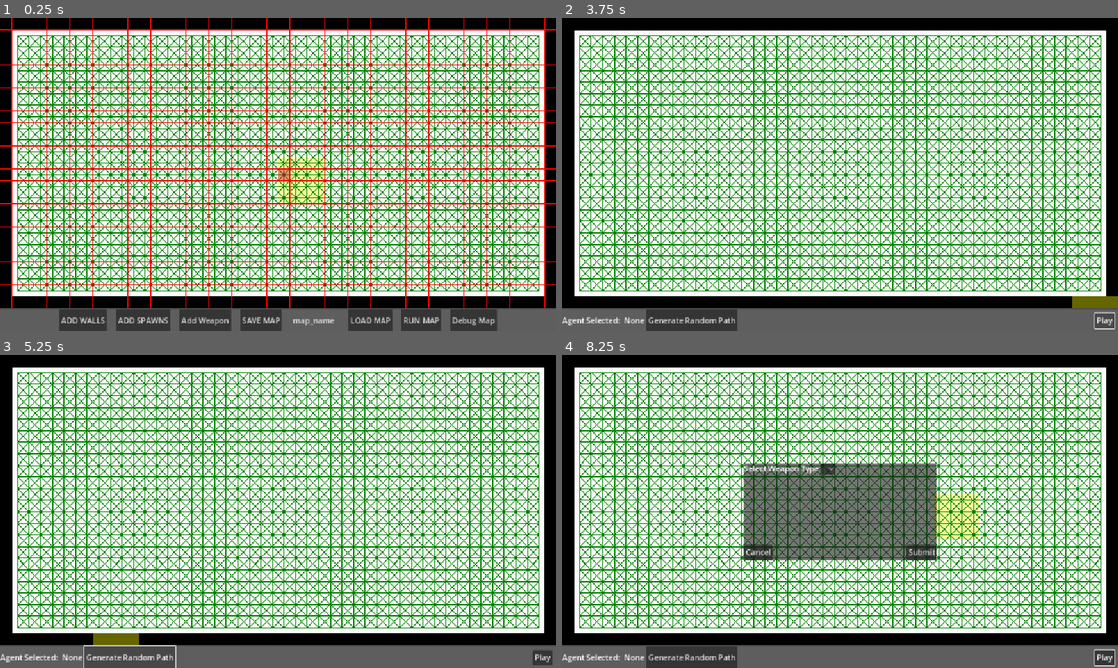
Above: before the commit, frames 1-4 (two rows, left to right).
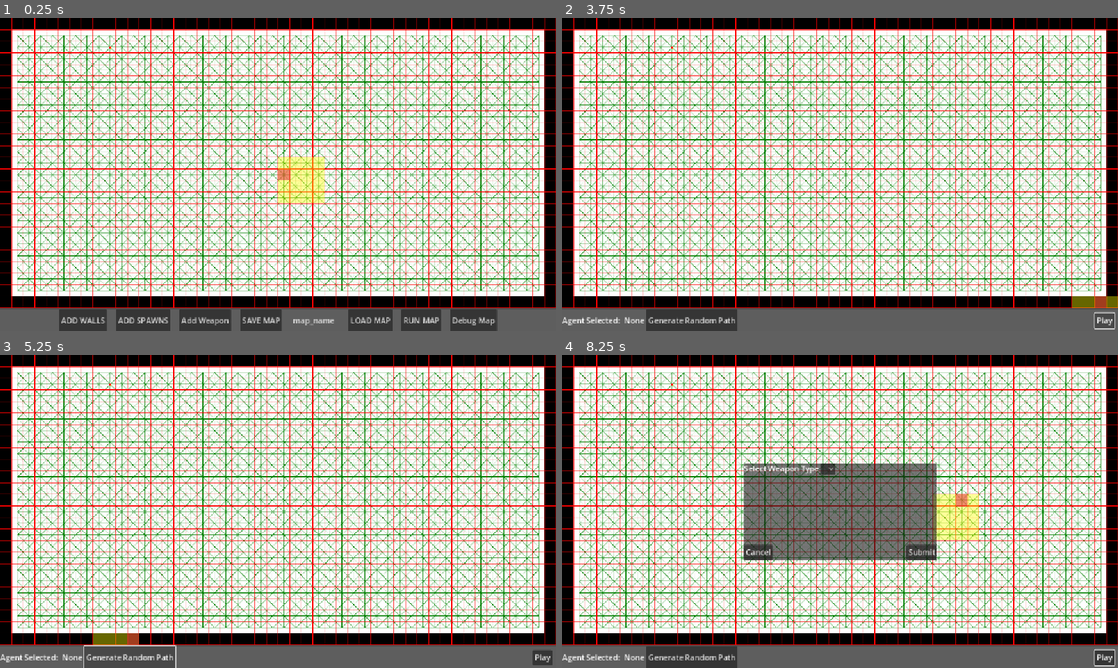
Above: after the commit, the same moments.

Repository: 702BH/GameAIProjects
Game: Godot game, scene res://ProgrammingGameAIByExample/Raven/raven_main_scene.tscn
The game is run twice, just before and just after one commit, with the same random seed, the same clock (stepped at 60 frames per second) and the same inputs. The project has no main scene, so this scene is started directly.
Inputs (mouse positions are in pixels of both pictures, inside the frame that each line leads up to):
- Up to frame 1 (0.25 s): no input
- Up to frame 2 (3.75 s): click "ADD WALLS" at 0.5 s; click "ADD SPAWNS" at 1.25 s; click "Add Weapon" at 2 s; click "RUN MAP" at 2.75 s; click "Play" at 3.5 s
- Up to frame 3 (5.25 s): click "Play" at 4.25 s; click "Generate Random Path" at 5 s
- Up to frame 4 (8.25 s): click "Generate Random Path" at 5.75 s; click "Generate Random Path" at 6.5 s; click "Play" at 7.25 s; tap Enter at 8 s; move the mouse to (962, 495) at 8.02 s; press the mouse at (962, 495) at 8.03 s

The runs differ from the first frame. In frame 1, 36% of the frame differs, in the area x 0-100%, y 0-93%; in frame 2, 37%; in frame 3, 37%; in frame 4, 36%.

Commit message:
implemented subviewport for map editing and creation

Diff:
--- a/aiforgamesprojects/ProgrammingGameAIByExample/Raven/RavenNode.gd
+++ b/aiforgamesprojects/ProgrammingGameAIByExample/Raven/RavenNode.gd
@@ -6,6 +6,7 @@
 var node_pos : Vector2
 var is_border : bool
 var item_type : RavenNodeItem = null
+var dirty := false
 
 func _init(_id: int, _node_type: NodeType, _node_pos:Vector2, _border: bool) -> void:
 	super(_id)
--- a/aiforgamesprojects/ProgrammingGameAIByExample/Raven/Raven_Service_Bus.gd
+++ b/aiforgamesprojects/ProgrammingGameAIByExample/Raven/Raven_Service_Bus.gd
@@ -26,3 +26,6 @@
 
 # debugging system
 signal debug_event(data: DebugData)
+
+# Map drawing
+signal grid_generated()
--- a/aiforgamesprojects/ProgrammingGameAIByExample/Raven/World.gd
+++ b/aiforgamesprojects/ProgrammingGameAIByExample/Raven/World.gd
@@ -51,7 +51,7 @@
 
 	# generated edges
 	generate_edges(rows, columns)
-
+	RavenServiceBus.grid_generated.emit()
 
 func generate_edges(rows, columns) ->void:
 	for i in range(rows):
@@ -119,6 +119,7 @@
 				cell_buckets_static[key] = []
 			cell_buckets_static[key].append(graph.nodes[node["row"] * columns + node["column"]])
 	generate_edges(map_rows, map_columns)
+	RavenServiceBus.grid_generated.emit()
 	loaded_map = true
 
 
--- a/aiforgamesprojects/ProgrammingGameAIByExample/Raven/bucket_drawing.gd
+++ b/aiforgamesprojects/ProgrammingGameAIByExample/Raven/bucket_drawing.gd
@@ -1 +1,19 @@
+class_name BucketDrawing
 extends Node2D
+
+var key
+var last_key : Vector2i
+var current_cell_space: Array = []
+
+func _process(delta: float) -> void:
+	var mouse_pos = World.position_to_grid(get_global_mouse_position())
+	var cell_x = int(mouse_pos.x/World.cell_size)
+	var cell_y = int(mouse_pos.y/World.cell_size)
+	key = Vector2i(cell_x, cell_y)
+	if key != last_key:
+		current_cell_space = World.cell_buckets_static.get(key, [])
+		queue_redraw()
+
+func _draw() -> void:
+	for node: RavenNode in current_cell_space:
+		draw_rect(Rect2(node.node_pos.x * World.resolution, node.node_pos.y * World.resolution, World.resolution, World.resolution), Color(1.2, 1, 0, 0.4))
--- a/aiforgamesprojects/ProgrammingGameAIByExample/Raven/map_drawing.gd
+++ b/aiforgamesprojects/ProgrammingGameAIByExample/Raven/map_drawing.gd
@@ -14,124 +14,57 @@
 
 var selected_position
 
-func _ready() -> void:
-	RavenServiceBus.mode_changed.connect(_on_mode_changed.bind())
-	RavenServiceBus.submitted_weapon.connect(_on_submitted.bind())
-
-func _on_mode_changed(mode: tool_state) -> void:
-	print(mode)
-	current_state = mode
-
-func _on_submitted(weapon: RavenNodeItemWeapon.WeaponSubtype) -> void:
-	if RavenServiceBus.selected_node:
-		var item := RavenNodeItemWeapon.new(weapon)
-		RavenServiceBus.selected_node.set_item_type(item)
-		RavenServiceBus.selected_node = null
-
-func _process(delta: float) -> void:
-	if current_state == tool_state.WALL:
-		if Input.is_action_pressed("place"):
-			var wall_location = World.position_to_grid(get_global_mouse_position())
-			var node: RavenNode = World.grid_world[wall_location.y][wall_location.x]
-			if node.node_type == RavenNode.NodeType.TRAVERSAL:
-				node.node_type = RavenNode.NodeType.WALL
-				World.graph.remove_wall(node.id)
-			queue_redraw()
-		elif Input.is_action_pressed("remove"):
-			var wall_location = World.position_to_grid(get_global_mouse_position())
-			var node: RavenNode = World.grid_world[wall_location.y][wall_location.x]
-			if node.node_type == RavenNode.NodeType.WALL and !node.is_border:
-				node.node_type = RavenNode.NodeType.TRAVERSAL
-				for k in range(-1, 2):
-					for l in range(-1, 2):
-						var neighbor: RavenNode = World.grid_world[node.node_pos.y+k][node.node_pos.x+l]
-						if neighbor.node_type == RavenNode.NodeType.WALL:
-							continue
-						World.graph.add_edge(node.id, neighbor.id, 1.0)
-			queue_redraw()
-	elif current_state == tool_state.SPAWNS:
-		if Input.is_action_pressed("place"):
-			var wall_location = World.position_to_grid(get_global_mouse_position())
-			var node: RavenNode = World.grid_world[wall_location.y][wall_location.x]
-			if node.node_type == RavenNode.NodeType.TRAVERSAL:
-				node.node_type = RavenNode.NodeType.SPAWN
-			queue_redraw()
-		elif Input.is_action_pressed("remove"):
-			var wall_location = World.position_to_grid(get_global_mouse_position())
-			var node: RavenNode = World.grid_world[wall_location.y][wall_location.x]
-			if node.node_type == RavenNode.NodeType.SPAWN:
-				node.node_type = RavenNode.NodeType.TRAVERSAL
-			queue_redraw()
-	elif current_state == tool_state.WEAPONS:
-		if Input.is_action_just_pressed("place"):
-			var wall_location = World.position_to_grid(get_global_mouse_position())
-			var node: RavenNode = World.grid_world[wall_location.y][wall_location.x]
-			if node.node_type == RavenNode.NodeType.TRAVERSAL:
-				selected_position = wall_location
-				current_state = tool_state.NONE
-				RavenServiceBus.selected_node =node
-				RavenServiceBus.weapon_popup.emit()
-			queue_redraw()
+var dirty_nodes : Array = []
 
 
 func _draw() -> void:
-	var mouse_pos = World.position_to_grid(get_global_mouse_position())
-	var cell_x = int(mouse_pos.x/World.cell_size)
-	var cell_y = int(mouse_pos.y/World.cell_size)
-	var key = Vector2i(cell_x, cell_y)
-	var current_cell_space = World.cell_buckets_static.get(key, [])
-	# Iterate the grid world and draw the correct color for the node type
-	if !World.grid_world.is_empty():
-		for row in range(World.rows):
-			for col in range(World.columns):
-				var node: RavenNode = World.grid_world[row][col]
-				var neighbors : Array
-				var color
-				if node.node_type == RavenNode.NodeType.TRAVERSAL:
-					draw_rect(Rect2(col * World.resolution, row * World.resolution, World.resolution, World.resolution), Color.WHITE)
-					#draw_circle(node.node_pos, 2.0, Color.REBECCA_PURPLE)
-					neighbors = World.graph.edges[node.id]
-					if node.item_type:
-						if node.item_type.item_type == RavenNodeItem.ItemType.WEAPON:
-							draw_circle(World.grid_to_world(node.node_pos.x, node.node_pos.y), 6.0, Color.CRIMSON)
+	if !dirty_nodes.is_empty():
 
-				elif node.node_type == RavenNode.NodeType.SPAWN:
-					draw_rect(Rect2(col * World.resolution, row * World.resolution, World.resolution, World.resolution), Color.WHITE)
-					draw_circle(World.grid_to_world(node.node_pos.x, node.node_pos.y), 4.0, Color.REBECCA_PURPLE)
-					neighbors = World.graph.edges[node.id]
-				else:
-					draw_rect(Rect2(col * World.resolution, row * World.resolution, World.resolution, World.resolution), Color.BLACK)
+		for node:RavenNode in dirty_nodes:
+			var neighbors : Array
+			if node.node_type == RavenNode.NodeType.TRAVERSAL:
+				draw_rect(Rect2(node.node_pos.x * World.resolution, node.node_pos.y * World.resolution, World.resolution, World.resolution), Color.WHITE)
+				neighbors = World.graph.edges[node.id]
+				if node.item_type:
+					if node.item_type.item_type == RavenNodeItem.ItemType.WEAPON:
+						draw_circle(World.grid_to_world(node.node_pos.x, node.node_pos.y), 6.0, Color.CRIMSON)
+			elif node.node_type == RavenNode.NodeType.SPAWN:
+				draw_rect(Rect2(node.node_pos.x * World.resolution, node.node_pos.y * World.resolution, World.resolution, World.resolution), Color.WHITE)
+				draw_circle(World.grid_to_world(node.node_pos.x, node.node_pos.y), 4.0, Color.REBECCA_PURPLE)
+				neighbors = World.graph.edges[node.id]
+			else:
+				draw_rect(Rect2(node.node_pos.x * World.resolution, node.node_pos.y * World.resolution, World.resolution, World.resolution), Color.BLACK)
 
-				if current_cell_space.has(node):
-					draw_rect(Rect2(col * World.resolution, row * World.resolution, World.resolution, World.resolution), Color(1.2, 1, 0, 0.4))
-					#print("Has node: ")
-					#print(node)
+			if !neighbors.is_empty():
+				for neighbor: GraphEdge in neighbors:
 
-				if !neighbors.is_empty():
-					for neighbor: GraphEdge in neighbors:
-
-						var node_row = neighbor.to / World.columns
-						var node_col = neighbor.to % World.columns
-						var current_neighbor: RavenNode = World.grid_world[node_row][node_col]
-						draw_line(World.grid_to_world(node.node_pos.x, node.node_pos.y), World.grid_to_world(current_neighbor.node_pos.x, current_neighbor.node_pos.y), Color.WEB_GREEN)
-
-	## DRAW THE MOUSE POS
-	if current_ui_state == ui_state.MAP_EDITOR:
-		if mouse_in:
-			var mouse_position:= get_global_mouse_position()
-			var mouse_grid = World.position_to_grid(mouse_position)
-			var color = Color.CRIMSON
-			color.a = 0.5
-			draw_rect(Rect2(mouse_grid.x * World.resolution, mouse_grid.y * World.resolution, World.resolution, World.resolution), color)
-		# Draw the Grid rows and columns:
-		for i in range(World.rows + 1):
-			var y = i * World.resolution
-			draw_line(Vector2(0, y), Vector2(World.width, y), Color.RED, 1.0)
-
-		for c in range(World.columns + 1):
-			var x = c * World.resolution
-			draw_line(Vector2(x, 0), Vector2(x, World.height), Color.RED, 1.0)
-
-
-func update_tool_state(state: tool_state) -> void:
-	current_state = state
+					var node_row = neighbor.to / World.columns
+					var node_col = neighbor.to % World.columns
+					var current_neighbor: RavenNode = World.grid_world[node_row][node_col]
+					draw_line(World.grid_to_world(node.node_pos.x, node.node_pos.y), World.grid_to_world(current_neighbor.node_pos.x, current_neighbor.node_pos.y), Color.WEB_GREEN)
+		dirty_nodes.clear()
+	#if !World.graph.nodes.is_empty():
+		#for node:RavenNode in World.graph.nodes:
+			#var neighbors : Array
+			#if node.node_type == RavenNode.NodeType.TRAVERSAL:
+				#draw_rect(Rect2(node.node_pos.x * World.resolution, node.node_pos.y * World.resolution, World.resolution, World.resolution), Color.WHITE)
+				#neighbors = World.graph.edges[node.id]
+				#if node.item_type:
+					#if node.item_type.item_type == RavenNodeItem.ItemType.WEAPON:
+						#draw_circle(World.grid_to_world(node.node_pos.x, node.node_pos.y), 6.0, Color.CRIMSON)
+			#elif node.node_type == RavenNode.NodeType.SPAWN:
+				#draw_rect(Rect2(node.node_pos.x * World.resolution, node.node_pos.y * World.resolution, World.resolution, World.resolution), Color.WHITE)
+				#draw_circle(World.grid_to_world(node.node_pos.x, node.node_pos.y), 4.0, Color.REBECCA_PURPLE)
+				#neighbors = World.graph.edges[node.id]
+			#else:
+				#draw_rect(Rect2(node.node_pos.x * World.resolution, node.node_pos.y * World.resolution, World.resolution, World.resolution), Color.BLACK)
+	#
+			#if !neighbors.is_empty():
+				#for neighbor: GraphEdge in neighbors:
+					#
+					#var node_row = neighbor.to / World.columns
+					#var node_col = neighbor.to % World.columns
+					#var current_neighbor: RavenNode = World.grid_world[node_row][node_col]
+					#draw_line(World.grid_to_world(node.node_pos.x, node.node_pos.y), World.grid_to_world(current_neighbor.node_pos.x, current_neighbor.node_pos.y), Color.WEB_GREEN)
+	#if !dirty_nodes.is_empty():
+		#print("NOT EMPTY")
--- /dev/null
+++ b/aiforgamesprojects/ProgrammingGameAIByExample/Raven/map_drawing_input.gd
@@ -0,0 +1,100 @@
+class_name MapDrawingInput
+extends Node2D
+
+enum tool_state {NONE, WALL, SPAWNS, WEAPONS}
+enum ui_state {MAP_EDITOR, MAP_RUNNING, MAP_SELECTIONS}
+
+@onready var drawer := $SubViewport/MapDrawing
+
+var mouse_in := true
+var selected_position
+
+var current_state: tool_state = tool_state.NONE
+var current_ui_state: ui_state = ui_state.MAP_EDITOR
+
+var pos : Vector2
+
+
+var key
+var last_key : Vector2i
+
+
+func _ready() -> void:
+	RavenServiceBus.mode_changed.connect(_on_mode_changed.bind())
+	RavenServiceBus.submitted_weapon.connect(_on_submitted.bind())
+	RavenServiceBus.grid_generated.connect(_on_grid_generated.bind())
+
+
+func _on_grid_generated() -> void:
+	drawer.dirty_nodes = World.graph.nodes.duplicate()
+
+func _on_mode_changed(mode: tool_state) -> void:
+	print(mode)
+	current_state = mode
+
+func _on_submitted(weapon: RavenNodeItemWeapon.WeaponSubtype) -> void:
+	if RavenServiceBus.selected_node:
+		var item := RavenNodeItemWeapon.new(weapon)
+		RavenServiceBus.selected_node.set_item_type(item)
+		RavenServiceBus.selected_node = null
+
+
+func _input(event: InputEvent) -> void:
+	if event.is_action_pressed("debug"):
+		print(drawer.dirty_nodes)
+
+
+
+func _process(delta: float) -> void:
+	if current_state == tool_state.WALL:
+		if Input.is_action_pressed("place"):
+			var wall_location = World.position_to_grid(get_global_mouse_position())
+			var node: RavenNode = World.grid_world[wall_location.y][wall_location.x]
+			if node.node_type == RavenNode.NodeType.TRAVERSAL:
+				node.node_type = RavenNode.NodeType.WALL
+				World.graph.remove_wall(node.id)
+			drawer.dirty_nodes.append(node)
+			drawer.queue_redraw()
+		elif Input.is_action_pressed("remove"):
+			var wall_location = World.position_to_grid(get_global_mouse_position())
+			var node: RavenNode = World.grid_world[wall_location.y][wall_location.x]
+			if node.node_type == RavenNode.NodeType.WALL and !node.is_border:
+				node.node_type = RavenNode.NodeType.TRAVERSAL
+				for k in range(-1, 2):
+					for l in range(-1, 2):
+						var neighbor: RavenNode = World.grid_world[node.node_pos.y+k][node.node_pos.x+l]
+						if neighbor.node_type == RavenNode.NodeType.WALL:
+							continue
+						World.graph.add_edge(node.id, neighbor.id, 1.0)
+			drawer.dirty_nodes.append(node)
+			drawer.queue_redraw()
+	elif current_state == tool_state.SPAWNS:
+		if Input.is_action_pressed("place"):
+			var wall_location = World.position_to_grid(get_global_mouse_position())
+			var node: RavenNode = World.grid_world[wall_location.y][wall_location.x]
+			if node.node_type == RavenNode.NodeType.TRAVERSAL:
+				node.node_type = RavenNode.NodeType.SPAWN
+			drawer.dirty_nodes.append(node)
+			drawer.queue_redraw()
+		elif Input.is_action_pressed("remove"):
+			var wall_location = World.position_to_grid(get_global_mouse_position())
+			var node: RavenNode = World.grid_world[wall_location.y][wall_location.x]
+			if node.node_type == RavenNode.NodeType.SPAWN:
+				node.node_type = RavenNode.NodeType.TRAVERSAL
+			drawer.dirty_nodes.append(node)
+			drawer.queue_redraw()
+	elif current_state == tool_state.WEAPONS:
+		if Input.is_action_just_pressed("place"):
+			var wall_location = World.position_to_grid(get_global_mouse_position())
+			var node: RavenNode = World.grid_world[wall_location.y][wall_location.x]
+			if node.node_type == RavenNode.NodeType.TRAVERSAL:
+				selected_position = wall_location
+				current_state = tool_state.NONE
+				RavenServiceBus.selected_node =node
+				RavenServiceBus.weapon_popup.emit()
+			drawer.dirty_nodes.append(node)
+			drawer.queue_redraw()
+
+
+func update_tool_state(state: tool_state) -> void:
+	current_state = state
--- /dev/null
+++ b/aiforgamesprojects/ProgrammingGameAIByExample/Raven/overlay_draw.gd
@@ -0,0 +1,12 @@
+extends Node2D
+
+
+func _process(delta: float) -> void:
+	queue_redraw()
+
+func _draw() -> void:
+	var mouse_position:= get_global_mouse_position()
+	var mouse_grid = World.position_to_grid(mouse_position)
+	var color = Color.CRIMSON
+	color.a = 0.5
+	draw_rect(Rect2(mouse_grid.x * World.resolution, mouse_grid.y * World.resolution, World.resolution, World.resolution), color)
--- a/aiforgamesprojects/ProgrammingGameAIByExample/Raven/raven_main_scene.gd
+++ b/aiforgamesprojects/ProgrammingGameAIByExample/Raven/raven_main_scene.gd
@@ -9,8 +9,13 @@
 @onready var agent_prefab := preload("res://ProgrammingGameAIByExample/Raven/raven_agent.tscn")
 @onready var dummy_prefab := preload("res://ProgrammingGameAIByExample/Raven/Agent/dummy_agent.tscn")
 @onready var agents_container := $AgentContainer
-@onready var map_drawing := $MapDrawing
+@onready var map_drawing := $MapDrawingInput
 @onready var projectile_container := $ProjectileContainer
+
+
+@onready var sub_view := $MapDrawingInput/SubViewport
+
+
 
 var resolution := 24.0
 var loaded_map := ""
@@ -30,7 +35,8 @@
 	RavenServiceBus.fire_projectile.connect(_on_projectile_fired.bind())
 	RavenServiceBus.game_start_requested.connect(_on_map_start_requested.bind())
 	RavenServiceBus.dummy_agent_requested.connect(_on_dummy_agent_requested.bind())
-
+	sub_view.size.x = width
+	sub_view.size.y = height
 
 func _on_dummy_agent_requested() -> void:
 	if agents_container.dummy_count < 1:
--- a/aiforgamesprojects/ProgrammingGameAIByExample/Raven/raven_main_scene.tscn
+++ b/aiforgamesprojects/ProgrammingGameAIByExample/Raven/raven_main_scene.tscn
@@ -1,9 +1,16 @@
-[gd_scene load_steps=5 format=3 uid="uid://dk31yiflq813g"]
+[gd_scene load_steps=10 format=3 uid="uid://dk31yiflq813g"]
 
 [ext_resource type="Script" uid="uid://novq8jodqgp7" path="res://ProgrammingGameAIByExample/Raven/raven_main_scene.gd" id="1_c0dl3"]
 [ext_resource type="PackedScene" uid="uid://c5uea86dlcivm" path="res://ProgrammingGameAIByExample/Raven/map_ui_editor.tscn" id="1_pnaga"]
 [ext_resource type="Script" uid="uid://p8yqjw3k0s8h" path="res://ProgrammingGameAIByExample/Raven/agent_container.gd" id="2_qcd6h"]
 [ext_resource type="Script" uid="uid://neh8p6k2bcdk" path="res://ProgrammingGameAIByExample/Raven/map_drawing.gd" id="3_wa7ej"]
+[ext_resource type="Script" uid="uid://qcfy7irv0tk6" path="res://ProgrammingGameAIByExample/Raven/map_drawing_input.gd" id="4_83dyp"]
+[ext_resource type="Script" uid="uid://si5xexsnexmu" path="res://ProgrammingGameAIByExample/Raven/bucket_drawing.gd" id="5_f5ucg"]
+[ext_resource type="Script" uid="uid://bhfbph3b48bce" path="res://ProgrammingGameAIByExample/Raven/overlay_draw.gd" id="6_8yi77"]
+[ext_resource type="Script" uid="uid://cqhp03f6dx6m0" path="res://ProgrammingGameAIByExample/Raven/static_drawing.gd" id="7_vghlm"]
+
+[sub_resource type="ViewportTexture" id="ViewportTexture_83dyp"]
+viewport_path = NodePath("MapDrawingInput/SubViewport")
 
 [node name="RavenMainScene" type="Node2D"]
 script = ExtResource("1_c0dl3")
@@ -12,18 +19,44 @@
 z_index = 5
 script = ExtResource("2_qcd6h")
 
+[node name="MapDrawingInput" type="Node2D" parent="."]
+z_index = 50
+script = ExtResource("4_83dyp")
+
+[node name="SubViewport" type="SubViewport" parent="MapDrawingInput"]
+transparent_bg = true
+gui_disable_input = true
+gui_snap_controls_to_pixels = false
+render_target_clear_mode = 1
+render_target_update_mode = 4
+
+[node name="MapDrawing" type="Node2D" parent="MapDrawingInput/SubViewport"]
+z_index = 25
+script = ExtResource("3_wa7ej")
+
+[node name="StaticDrawing" type="Node2D" parent="MapDrawingInput/SubViewport/MapDrawing"]
+script = ExtResource("7_vghlm")
+
+[node name="BucketDrawing" type="Node2D" parent="MapDrawingInput"]
+z_index = 26
+script = ExtResource("5_f5ucg")
+
+[node name="OverlayDraw" type="Node2D" parent="MapDrawingInput"]
+z_index = 27
+script = ExtResource("6_8yi77")
+
 [node name="CanvasLayer" type="CanvasLayer" parent="."]
 layer = 26
 
 [node name="UI" parent="CanvasLayer" instance=ExtResource("1_pnaga")]
 mouse_force_pass_scroll_events = false
 
-[node name="MapDrawing" type="Node2D" parent="."]
-z_index = 25
-script = ExtResource("3_wa7ej")
-
 [node name="ProjectileContainer" type="Node2D" parent="."]
 z_index = 4096
+
+[node name="World" type="Sprite2D" parent="."]
+texture = SubResource("ViewportTexture_83dyp")
+centered = false
 
 [connection signal="map_load_request" from="CanvasLayer/UI" to="." method="_on_ui_map_load_request"]
 [connection signal="map_save_request" from="CanvasLayer/UI" to="." method="_on_ui_map_save_request"]
--- /dev/null
+++ b/aiforgamesprojects/ProgrammingGameAIByExample/Raven/static_drawing.gd
@@ -0,0 +1,12 @@
+extends Node2D
+
+
+
+func _draw() -> void:	# Draw the Grid rows and columns:
+	for i in range(World.rows + 1):
+		var y = i * World.resolution
+		draw_line(Vector2(0, y), Vector2(World.width, y), Color.RED, 1.0)
+
+	for c in range(World.columns + 1):
+		var x = c * World.resolution
+		draw_line(Vector2(x, 0), Vector2(x, World.height), Color.RED, 1.0)
Not shown, added: aiforgamesprojects/ProgrammingGameAIByExample/Raven/map_drawing_input.gd.uid
Not shown, added: aiforgamesprojects/ProgrammingGameAIByExample/Raven/overlay_draw.gd.uid
Not shown, added: aiforgamesprojects/ProgrammingGameAIByExample/Raven/static_drawing.gd.uid
